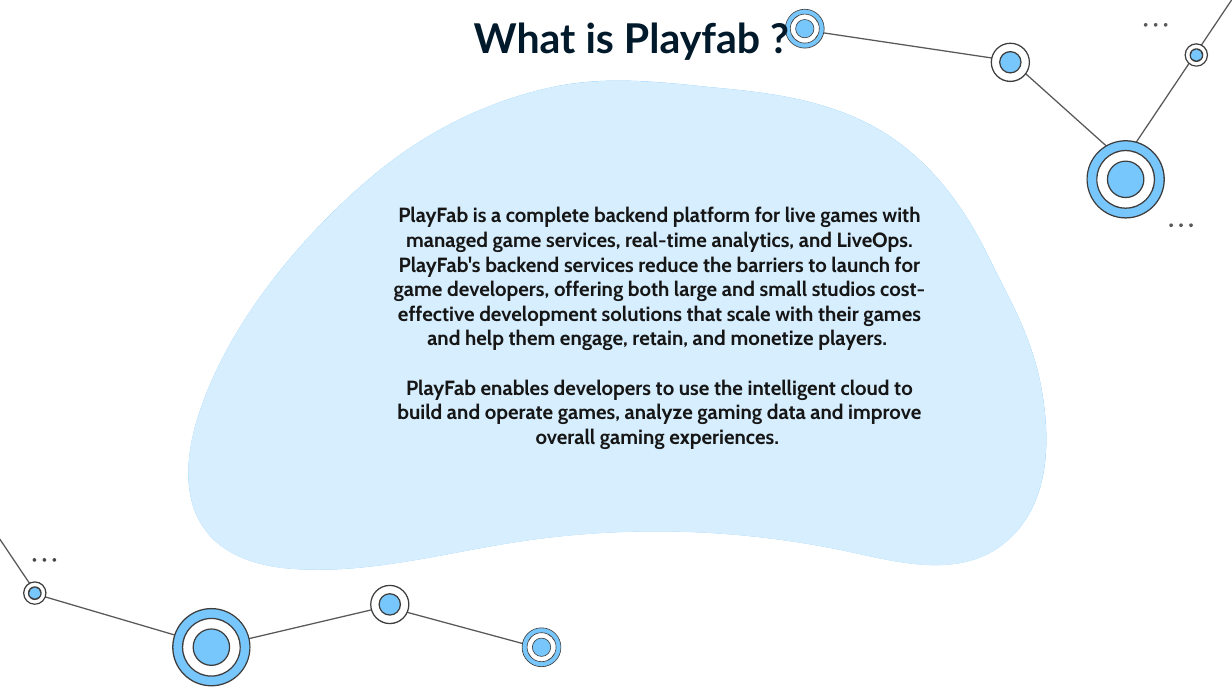
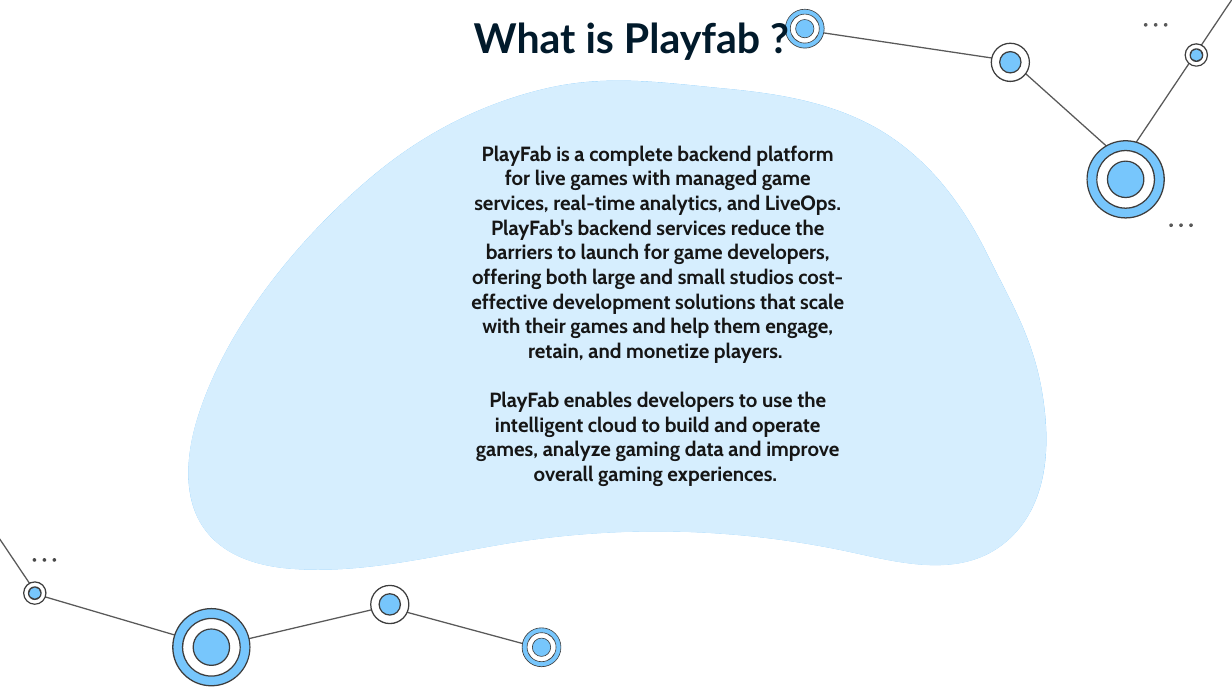
Before and after one commit to SaurabhYadav388/misc_works, a slide deck: slide 33 of Cloud_PPT/Shosau.pptx. Drawn at 1232x693 pixels with LibreOffice and Linux fonts; fonts in the diff are those of the drawing. Boxes give left, top, right and bottom in pixels: in the first picture for what was removed or moved away, otherwise in the second. Text is boxed around its words. In the diff, an @@ line names an element or a change of style, - is before the commit and + after.

```diff
--- a/Cloud_PPT/Shosau.pptx
+++ b/Cloud_PPT/Shosau.pptx
@@ text "PlayFab is a complete backend ..." rewrapped from (x1=394, y1=206, x2=925, y2=449) to (x1=471, y1=145, x2=844, y2=486) @@
```
Also in this commit, not shown: 6 other slides changed, 1 slide added, 11 slides removed, 1 other file.
